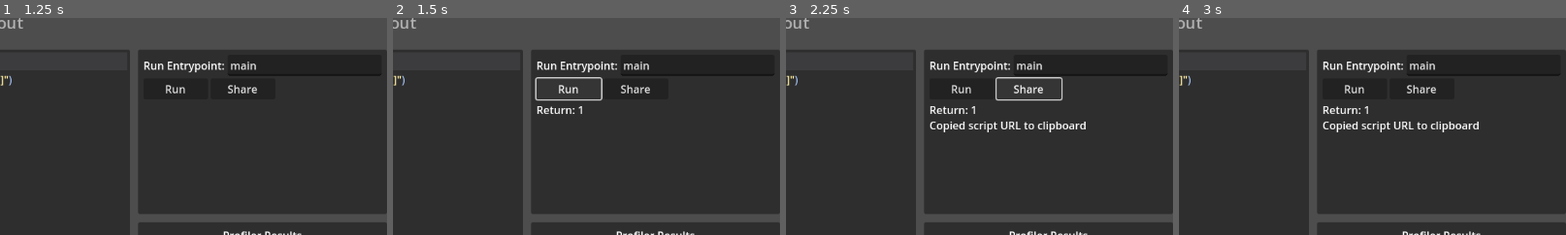
Above: before the commit, frames 1-4 (left to right).
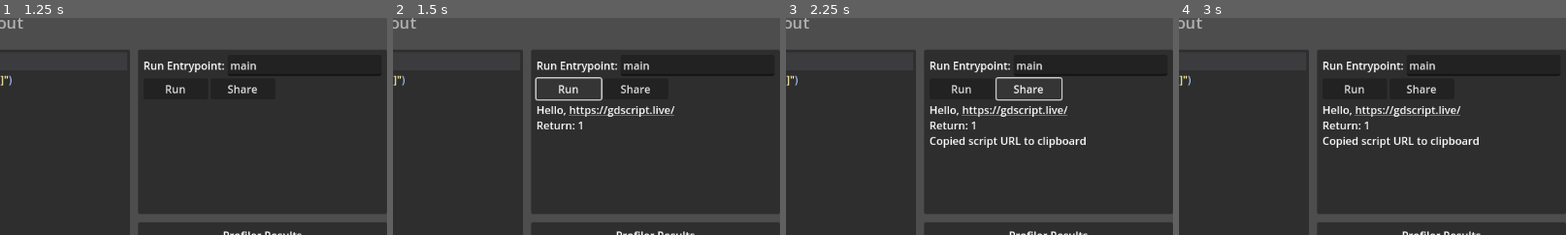
Above: after the commit, the same moments.

Repository: BtheDestroyer/gdscript-live
Game: Godot game, scene res://Editor.tscn
The game is run twice, just before and just after one commit, with the same random seed, the same clock (stepped at 60 frames per second) and the same inputs. The engine's default icon, where the game draws it, is replaced by a stand-in: a white triangle on a blue panel in a dark square.
Inputs (mouse positions are % of the whole screen's width and height, from its top left):
- Up to frame 1 (1.25 s): click (3, 6) at 0.5 s
- Up to frame 2 (1.5 s): click "Run" at 1.25 s
- Up to frame 3 (2.25 s): click "Share" at 2 s
- Up to frame 4 (3 s): click (3, 6) at 2.75 s
The pictures show only the part of the screen within x 50-100%, y 4-54%; the shares and areas given below are measured in that part.

Frame 1 is identical in both runs. In frame 2, 1.0% of the frame differs, in the area x 37-73%, y 40-52%; in frame 3, 2.4%, in the area x 37-78%, y 40-60%; in frame 4, 2.4%.

Commit message:
Fixed RegEx replacement for print_rich, push_warning, and push_error

Diff:
--- a/CodeHighlighter.tres
+++ b/CodeHighlighter.tres
@@ -1,4 +1,4 @@
-[gd_resource type="CodeHighlighter" format=3 uid="uid://bv8rnho0afvue"]
+[gd_resource type="CodeHighlighter" format=3]
 
 [resource]
 number_color = Color(0.631373, 1, 0.878431, 1)
--- a/Editor.gd
+++ b/Editor.gd
@@ -131,13 +131,13 @@
   source = _re_replace(source, RegEx.create_from_string(r"(\s+)print\((.+)\)(\s*)"), func(re_match):
     return re_match.get_string(1) + "GDScriptLive.user_print([" + re_match.get_string(2) + "])" + re_match.get_string(3)
   )
-  source = _re_replace(source, RegEx.create_from_string(r"(\s+)print_rich\(((.+)\)(\s*)"), func(re_match):
+  source = _re_replace(source, RegEx.create_from_string(r"(\s+)print_rich\((.+)\)(\s*)"), func(re_match):
     return re_match.get_string(1) + "GDScriptLive.user_print_rich([" + re_match.get_string(2) + "])" + re_match.get_string(3)
   )
-  source = _re_replace(source, RegEx.create_from_string(r"(\s+)push_warning\(((.+)\)(\s*)"), func(re_match):
+  source = _re_replace(source, RegEx.create_from_string(r"(\s+)push_warning\((.+)\)(\s*)"), func(re_match):
     return re_match.get_string(1) + "GDScriptLive.user_push_warning([" + re_match.get_string(2) + "])" + re_match.get_string(3)
   )
-  source = _re_replace(source, RegEx.create_from_string(r"(\s+)push_error\(((.+)\)(\s*)"), func(re_match):
+  source = _re_replace(source, RegEx.create_from_string(r"(\s+)push_error\((.+)\)(\s*)"), func(re_match):
     return re_match.get_string(1) + "GDScriptLive.user_push_error([" + re_match.get_string(2) + "])" + re_match.get_string(3)
   )
   source = bootstrap_header + source
--- a/project.godot
+++ b/project.godot
@@ -11,7 +11,7 @@
 [application]
 
 config/name="GDScript.Live"
-config/version="1.2.1"
+config/version="1.2.2"
 run/main_scene="res://Editor.tscn"
 config/features=PackedStringArray("4.3", "GL Compatibility")
 config/icon="res://icon.svg"
